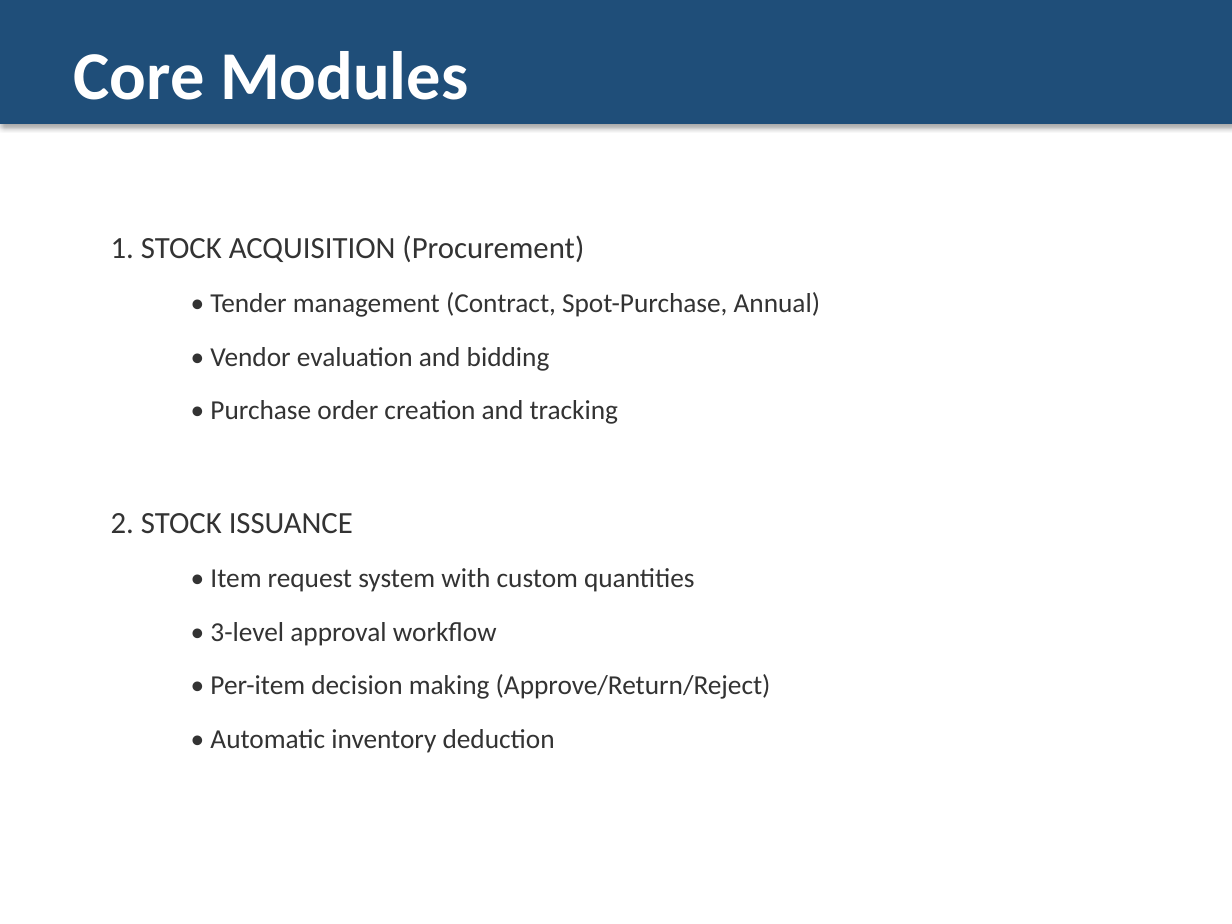
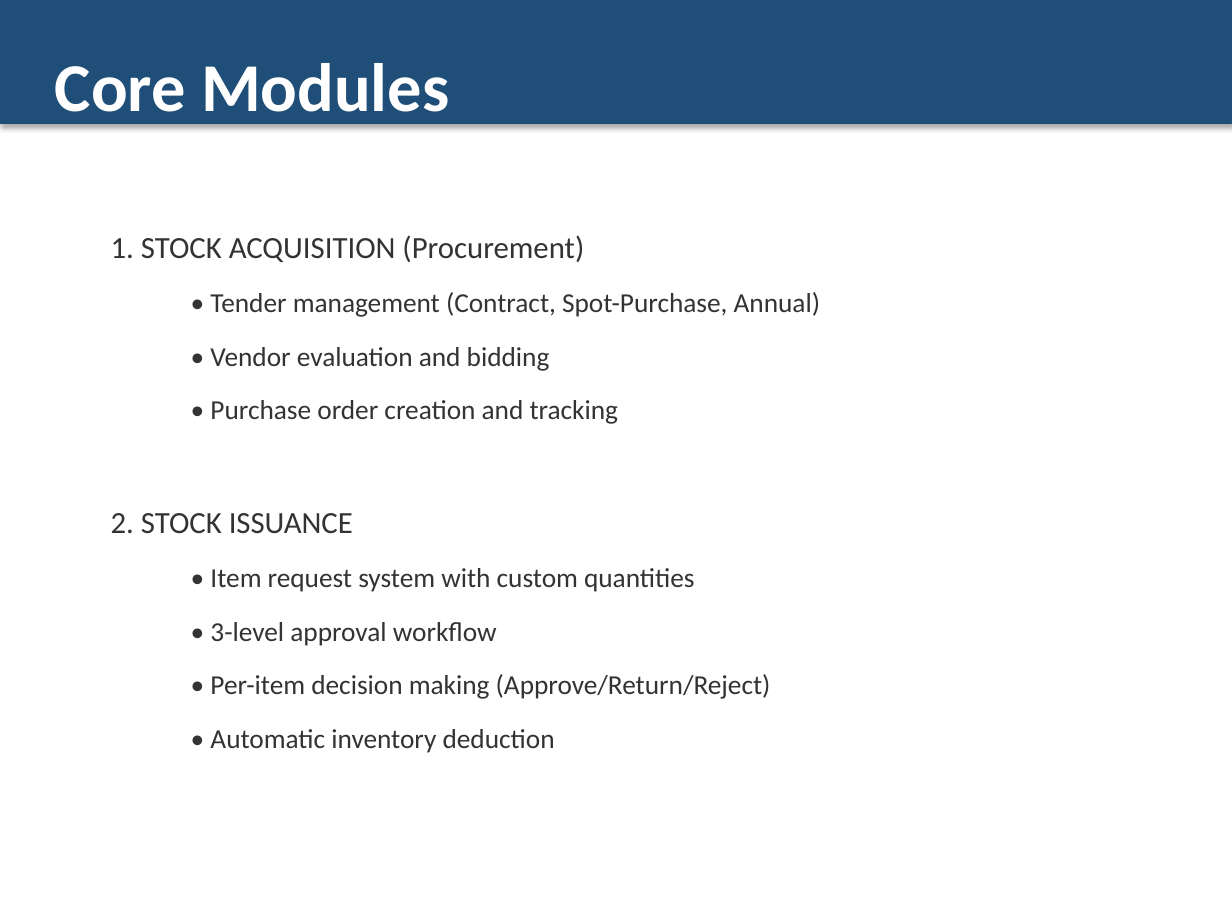
Before and after one commit to syedsanaulhaq/ims-v2, a slide deck: slide 3 of IMS_System_Presentation.pptx (slide 5 before the commit). Drawn at 1232x924 pixels with LibreOffice and Linux fonts; fonts in the diff are those of the drawing. Boxes give left, top, right and bottom in pixels: in the first picture for what was removed or moved away, otherwise in the second. Text is boxed around its words. In the diff, an @@ line names an element or a change of style, - is before the commit and + after.

```diff
--- a/IMS_System_Presentation.pptx
+++ b/IMS_System_Presentation.pptx
@@ text "Core Modules" rewrapped from box(74, 51, 468, 100) to box(55, 63, 449, 127) @@
```
Also in this commit, not shown: 8 slides removed, 15 other files.
